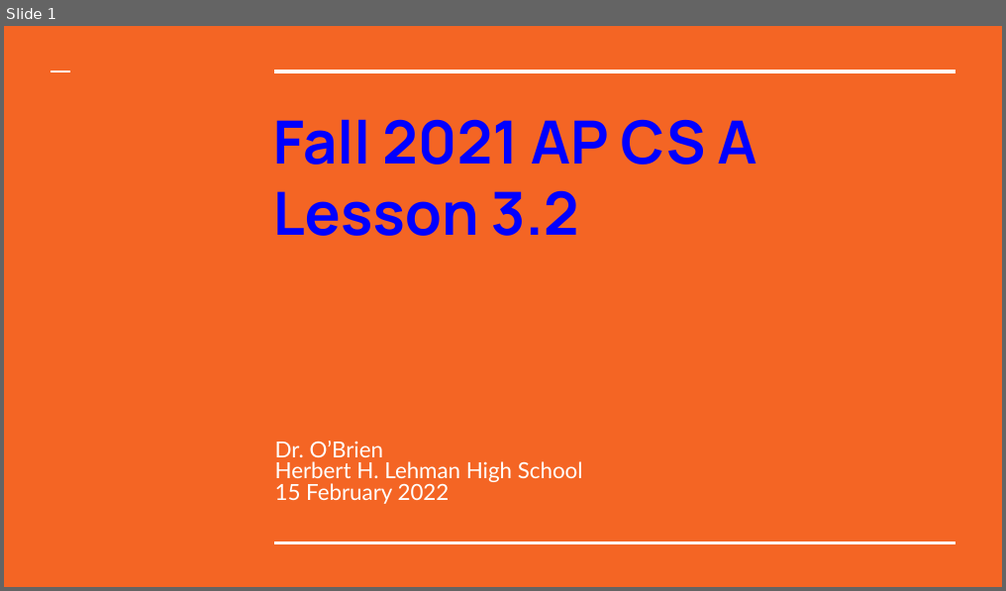
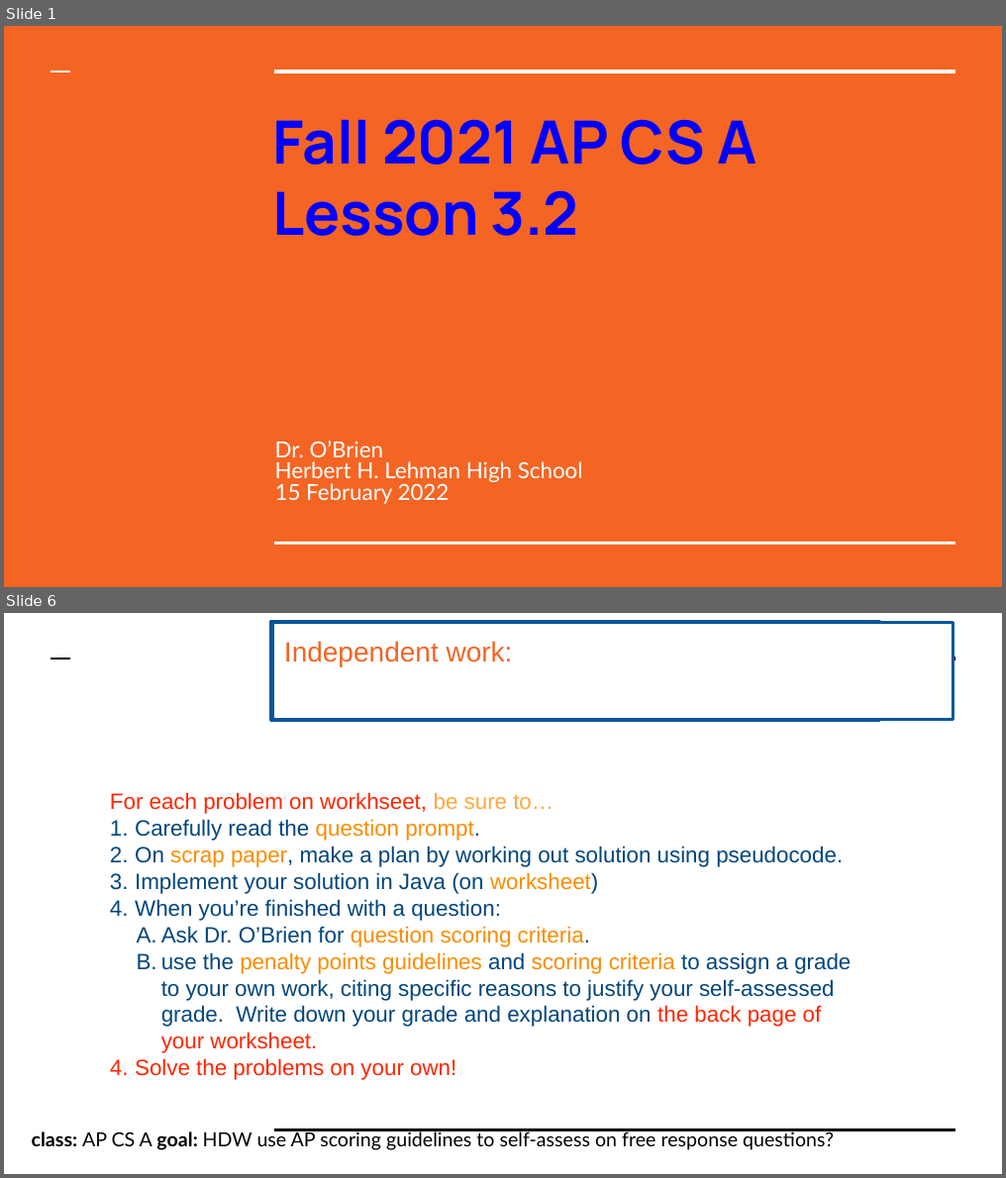
Before and after one commit to cobrien87/work, a slide deck: old/apcsa_3_2.pptx. Shown one above the other, each under a label of ours: slide 1 before the commit, slides 1 and 6 after it; the slides between them are not shown. The pictures are 1006x591 and 1006x1178 pixels, drawn with LibreOffice and Linux fonts; fonts in the diff are those of the drawing; background and template pictures are left out. Boxes give left, top, right and bottom in pixels: in the first picture for what was removed or moved away, otherwise in the second. Text is boxed around its words. In the diff, an @@ line names an element or a change of style, - is before the commit and + after.

```diff
--- a/old/apcsa_3_2.pptx
+++ b/old/apcsa_3_2.pptx
@@ slide 6 added at <box>4,613,1002,1174</box>, background #FFFFFF @@
@@ rectangle added at <box>271,621,880,721</box>, outline #01579B 2 pt @@
@@ rectangle added at <box>272,622,953,719</box>, fill #FFFFFF, outline #01579B 2 pt @@
@@ text added at <box>284,641,513,666</box>, 20 pt, text #F46524 @@
+Independent work:
@@ line added from (51, 658) to (71, 658), #000000 1.5 pt @@
@@ line added from (274, 658) to (956, 658), #000000 3 pt @@
@@ text added at <box>110,792,850,1080</box>, 16 pt, text #01467C @@
+For each problem on workhseet, be sure to…
+1. Carefully read the question prompt.
+2. On scrap paper, make a plan by working out solution using pseudocode.
+3. Implement your solution in Java (on worksheet)
+4. When you’re finished with a question:
+            A. Ask Dr. O’Brien for question scoring criteria.
+            B. use the penalty points guidelines and scoring criteria to assign a grade to your own work, citing specific reasons to justify your self-assessed grade. Write down your grade and explanation on the back page of your worksheet.
+          4. Solve the problems on your own!
@@ text added at <box>32,1131,834,1151</box>, 14 pt, text #000000 @@
+class: AP CS A goal: HDW use AP scoring guidelines to self-assess on free response questions?
@@ line added from (274, 1130) to (956, 1130), #000000 1.5 pt @@
```
Also in this commit, not shown: 5 slides changed, 3 other slides added, 3 slides removed, 15 other files.
